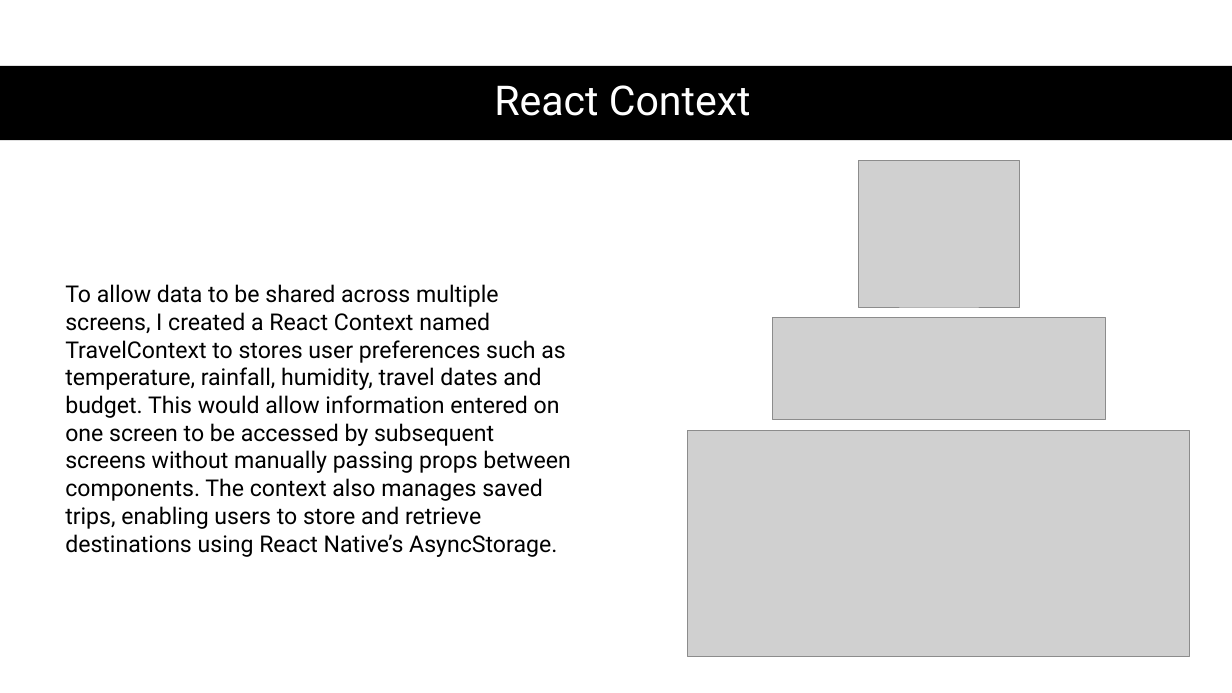
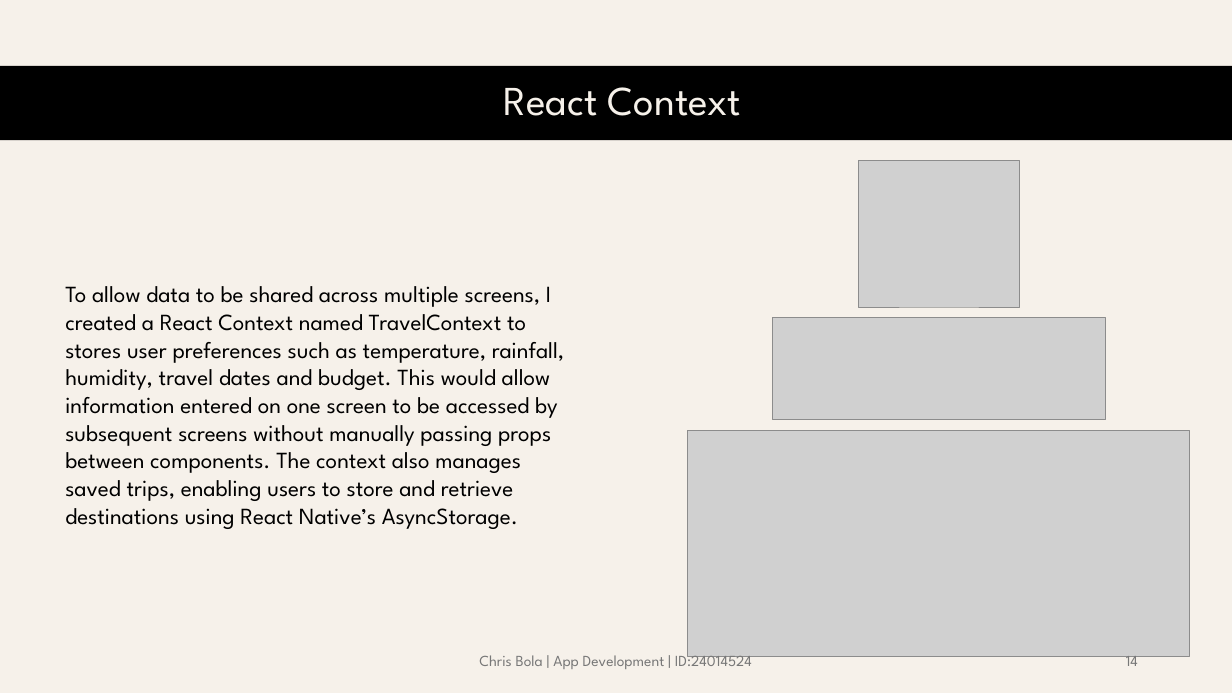
Before and after one commit to lghtson/ADS-2025, a slide deck: slide 14 of Holiday Planner.pptx (slide 16 before the commit). Drawn at 1232x693 pixels with LibreOffice and Linux fonts; fonts in the diff are those of the drawing; grey boxes stand for pictures. Boxes give left, top, right and bottom in pixels: in the first picture for what was removed or moved away, otherwise in the second. Text is boxed around its words. In the diff, an @@ line names an element or a change of style, - is before the commit and + after.

```diff
--- a/Holiday Planner.pptx
+++ b/Holiday Planner.pptx
@@ background #FFFFFF to #F6F1EA @@
@@ title "React Context" at bbox=[504, 87, 741, 116]: font Roboto to League Spartan, text colour #FFFFFF to #F6F1EA @@
@@ text "To allow data to be ..." at bbox=[65, 286, 565, 529]: font Roboto to League Spartan @@
@@ text added at bbox=[479, 651, 752, 669], 12 pt, text #797979 @@
+Chris Bola | App Development | ID:24014524
@@ page number added at bbox=[1126, 656, 1138, 666], 12 pt, text #797979 @@
+14
```
Also in this commit, not shown: 25 other slides changed, 4 slides added, 6 slides removed, 4 other files.
